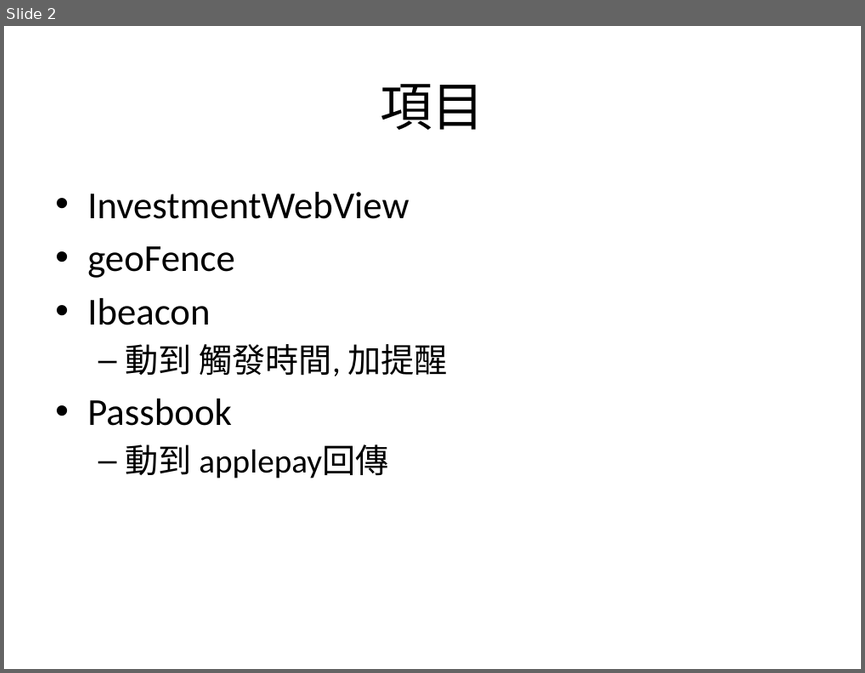
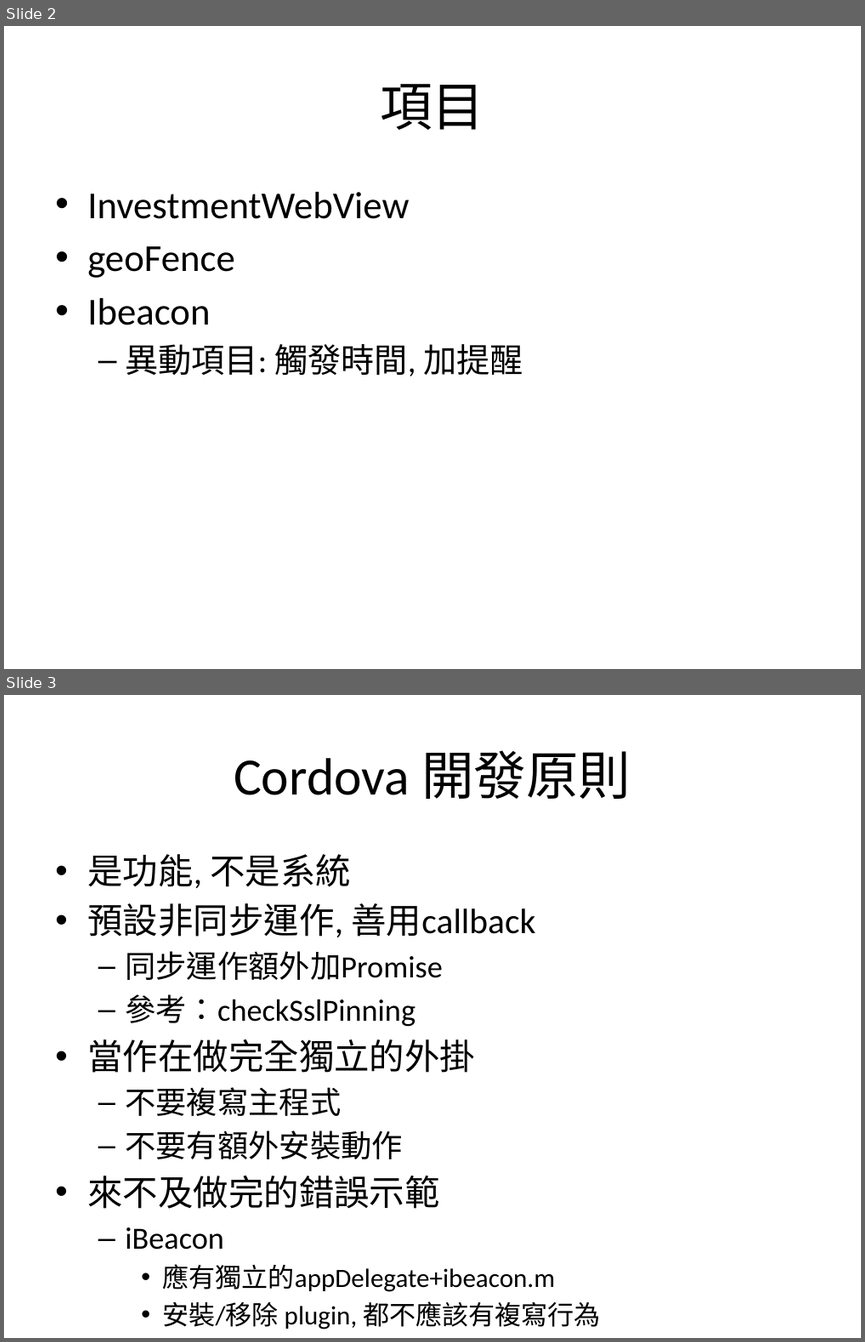
Before and after one commit to kodakjerec/myWebView, a slide deck: sequence/SCMobile負責項目.pptx. Shown one above the other, each under a label of ours: slide 2 before the commit, slides 2 and 3 after it. The pictures are 865x673 and 865x1342 pixels, drawn with LibreOffice and Linux fonts; fonts in the diff are those of the drawing. Boxes give left, top, right and bottom in pixels: in the first picture for what was removed or moved away, otherwise in the second. Text is boxed around its words. In the diff, an @@ line names an element or a change of style, - is before the commit and + after.

```diff
--- a/sequence/SCMobile負責項目.pptx
+++ b/sequence/SCMobile負責項目.pptx
@@ slide 3 added at (x1=4, y1=695, x2=861, y2=1338), background #FFFFFF @@
@@ title added at (x1=234, y1=750, x2=630, y2=799), 44 pt, text #000000 @@
+Cordova 開發原則
@@ text added at (x1=87, y1=854, x2=601, y2=1329), 25.9 pt, text #000000 @@
+• 是功能, 不是系統
+• 預設非同步運作, 善用callback
+  – 同步運作額外加Promise
+  – 參考：checkSslPinning
+• 當作在做完全獨立的外掛
+  – 不要複寫主程式
+  – 不要有額外安裝動作
+• 來不及做完的錯誤示範
+  – iBeacon
+    • 應有獨立的appDelegate+ibeacon.m
+    • 安裝/移除 plugin, 都不應該有複寫行為
@@ slide 2 changed as well @@
@@ text at (x1=125, y1=344, x2=522, y2=376): text changed @@
-  – 動到 觸發時間, 加提醒
-• Passbook
-  – 動到 applepay回傳
+  – 異動項目: 觸發時間, 加提醒
```
Also in this commit, not shown: 4 other slides changed, 15 other slides added, 1 slide removed, 11 other files.
